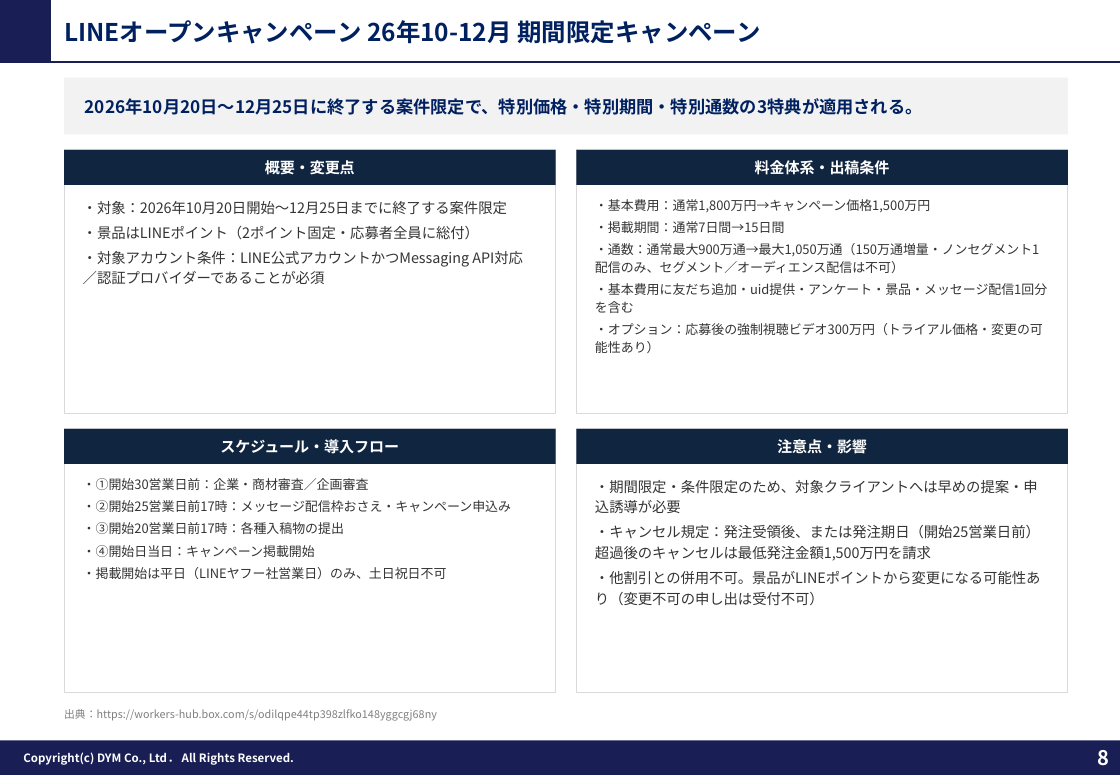
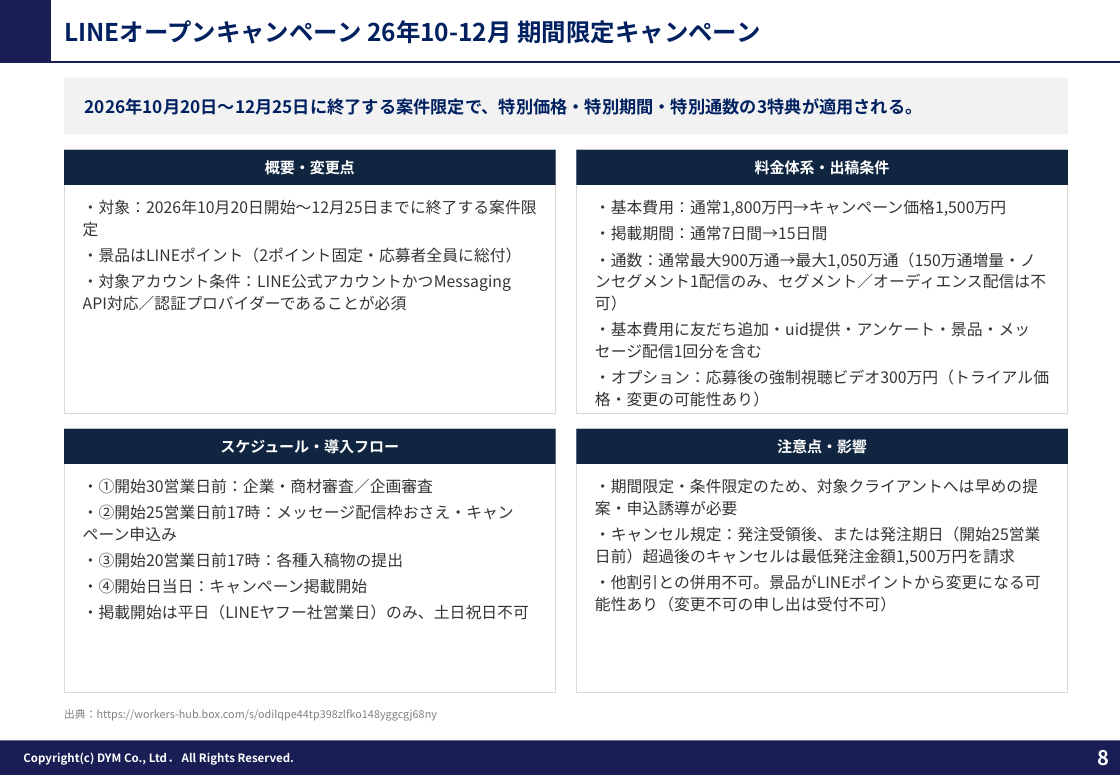
Before and after one commit to tonomura-r-dev/folder, a slide deck: slide 8 of LINEOA媒体最新情報_2026年9月トレンドレポート.pptx. Drawn at 1120x775 pixels with LibreOffice and Linux fonts; fonts in the diff are those of the drawing; background and template pictures are left out. Boxes give left, top, right and bottom in pixels: in the first picture for what was removed or moved away, otherwise in the second. Text is boxed around its words. In the diff, an @@ line names an element or a change of style, - is before the commit and + after.

```diff
--- a/LINEOA媒体最新情報_2026年9月トレンドレポート.pptx
+++ b/LINEOA媒体最新情報_2026年9月トレンドレポート.pptx
@@ text "・対象：2026年10月20日開始〜12月25日までに終了する案件限定" at (x1=83, y1=200, x2=537, y2=311): size 10 to 11 pt; line spacing 1.2 to 1.15 @@
@@ text "・基本費用：通常1,800万円→キャンペーン価格1,500万円" at (x1=595, y1=199, x2=1049, y2=407): size 9 to 11 pt @@
@@ text "・①開始30営業日前：企業・商材審査／企画審査" at (x1=83, y1=478, x2=529, y2=620): size 9 to 11 pt @@
@@ text "・期間限定・条件限定のため、対象クライアントへは早めの提案・申込誘導が必要" at (x1=595, y1=478, x2=1041, y2=612): size 10 to 11 pt; line spacing 1.2 to 1.15 @@
```
Also in this commit, not shown: 5 other slides changed, 1 other file.
